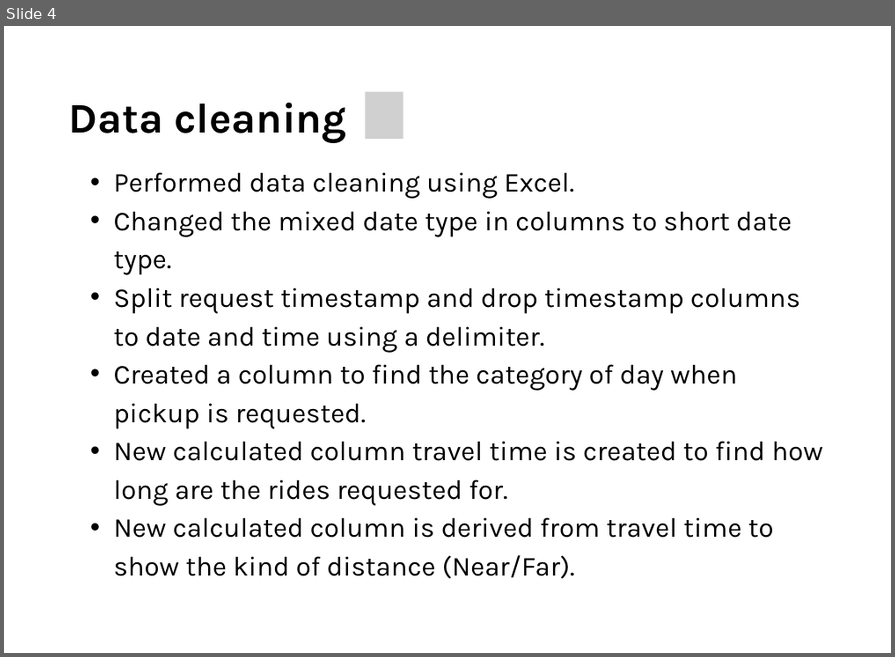
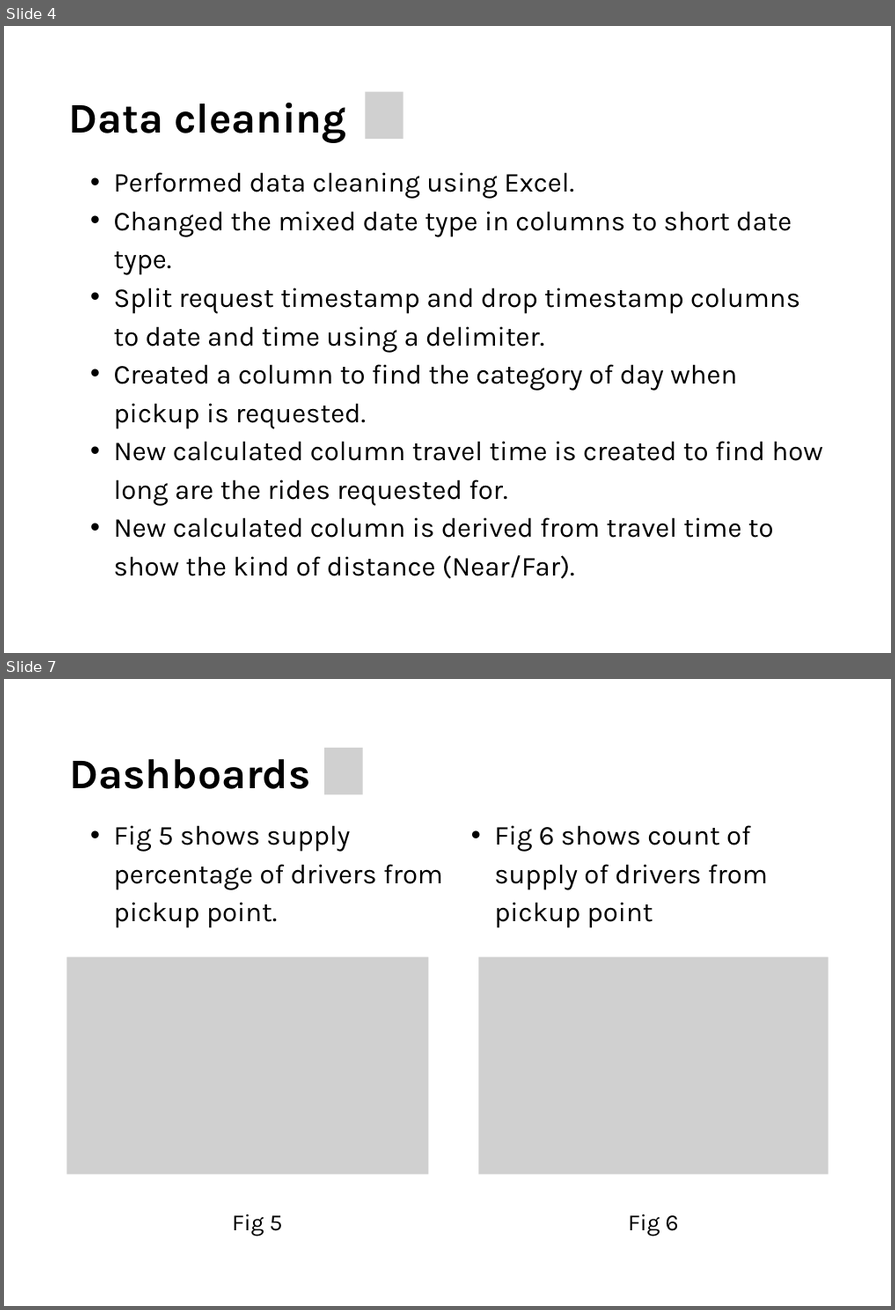
Before and after one commit to karthikdoguparthi/Uber-Supply-Demand-Gaps, a slide deck: UBER SUPPLY DEMAND GAPS/Report/UBER Supply Demand Gap.pptx. Shown one above the other, each under a label of ours: slide 4 before the commit, slides 4 and 7 after it; the slides between them are not shown. The pictures are 895x657 and 895x1310 pixels, drawn with LibreOffice and Linux fonts; fonts in the diff are those of the drawing; grey boxes stand for pictures. Boxes give left, top, right and bottom in pixels: in the first picture for what was removed or moved away, otherwise in the second. Text is boxed around its words. In the diff, an @@ line names an element or a change of style, - is before the commit and + after.

```diff
--- a/UBER SUPPLY DEMAND GAPS/Report/UBER Supply Demand Gap.pptx
+++ b/UBER SUPPLY DEMAND GAPS/Report/UBER Supply Demand Gap.pptx
@@ slide 7 added at (x1=4, y1=679, x2=891, y2=1306), background #FFFFFF @@
@@ picture added at (x1=325, y1=748, x2=363, y2=794) @@
@@ text added at (x1=70, y1=759, x2=311, y2=789), 40 pt, text #000000, bold @@
+Dashboards
@@ text added at (x1=114, y1=825, x2=443, y2=928), 26 pt, text #000000 @@
+  • Fig 5 shows supply percentage of drivers from pickup point.
@@ text added at (x1=494, y1=825, x2=768, y2=928), 26 pt, text #000000 @@
+  • Fig 6 shows count of supply of drivers from pickup point
@@ picture added at (x1=67, y1=957, x2=429, y2=1174) @@
@@ picture added at (x1=479, y1=957, x2=829, y2=1174) @@
@@ text added at (x1=232, y1=1214, x2=283, y2=1235), 22 pt, text #000000 @@
+Fig 5
@@ text added at (x1=628, y1=1214, x2=679, y2=1235), 22 pt, text #000000 @@
+Fig 6
```
Also in this commit, not shown: 5 slides changed, 12 other slides added, 1 slide removed, 1 other file.
